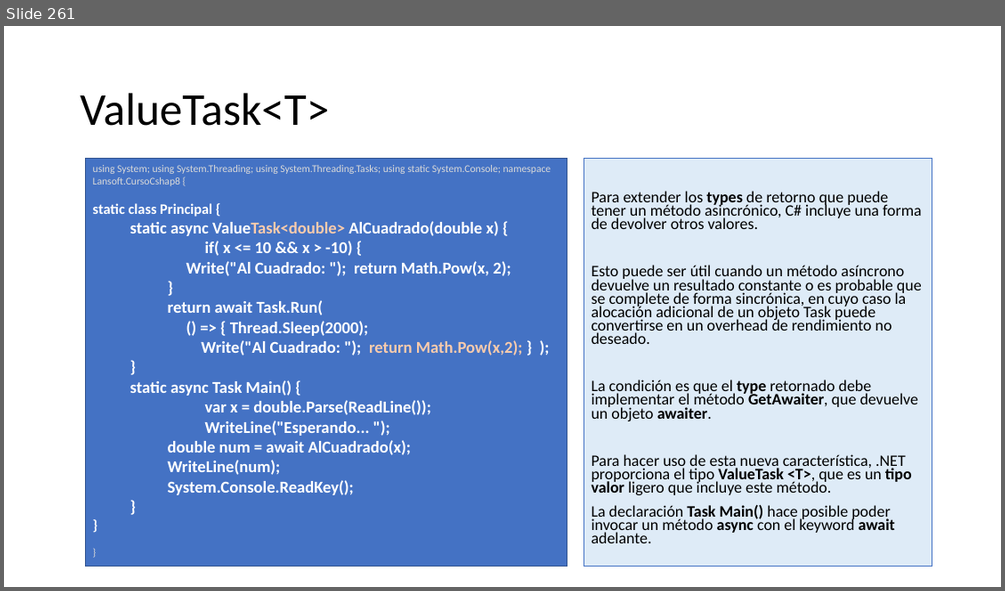
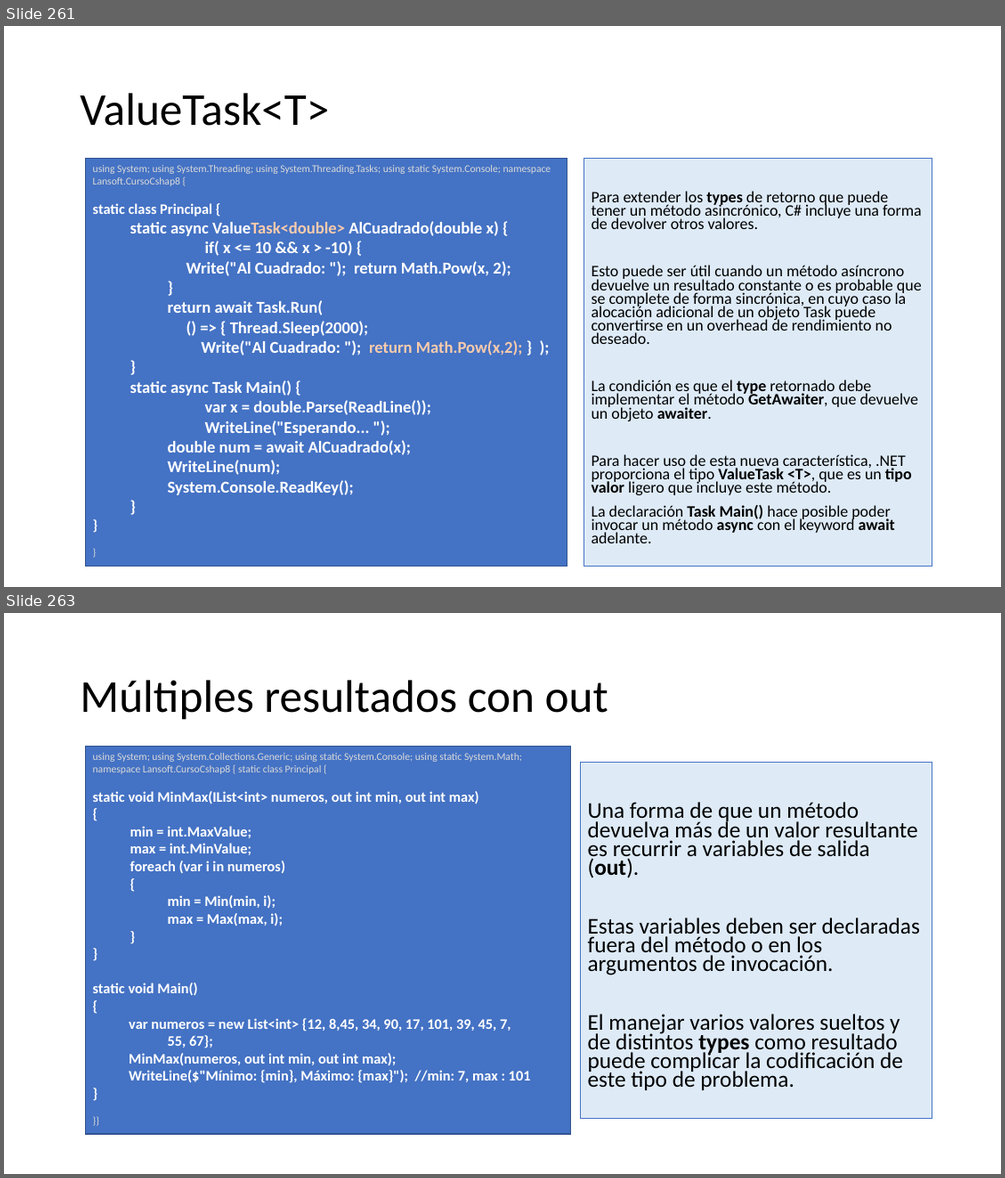
Before and after one commit to AlbertOsinaga/CursoCSharp__8, a slide deck: CSharpQuickReferencia.pptx. Shown one above the other, each under a label of ours: slide 261 before the commit, slides 261 and 263 after it; the slides between them are not shown. The pictures are 1005x591 and 1005x1178 pixels, drawn with LibreOffice and Linux fonts; fonts in the diff are those of the drawing. Boxes give left, top, right and bottom in pixels: in the first picture for what was removed or moved away, otherwise in the second. Text is boxed around its words. In the diff, an @@ line names an element or a change of style, - is before the commit and + after.

```diff
--- a/CSharpQuickReferencia.pptx
+++ b/CSharpQuickReferencia.pptx
@@ slide 263 added at (4, 613, 1001, 1174), background #FFFFFF @@
@@ title added at (80, 680, 608, 720), 44 pt, text #000000 @@
+Múltiples resultados con out
@@ rectangle added at (86, 747, 571, 1134), fill #4472C4, outline #325491 1 pt, 14 pt, text #FFFFFF, bold @@
+using System; using System.Collections.Generic; using static System.Console; using static System.Math; namespace Lansoft.CursoCshap8 { static class Principal {
+static void MinMax(IList<int> numeros, out int min, out int max)
+{
+  min = int.MaxValue;
+  max = int.MinValue;
+  foreach (var i in numeros)
+  {
+    min = Min(min, i);
+    max = Max(max, i);
+  }
+}
+static void Main()
+{
+var numeros = new List<int> {12, 8,45, 34, 90, 17, 101, 39, 45, 7, 55, 67};
+MinMax(numeros, out int min, out int max);
+WriteLine($"Mínimo: {min}, Máximo: {max}"); //min: 7, max : 101
+}
+}}
@@ text added at (580, 762, 932, 1118), fill #DEEBF7, outline #4472C4 0.75 pt, 21.7 pt, text #000000 @@
+Una forma de que un método devuelva más de un valor resultante es recurrir a variables de salida (out).
+Estas variables deben ser declaradas fuera del método o en los argumentos de invocación.
+El manejar varios valores sueltos y de distintos types como resultado puede complicar la codificación de este tipo de problema.
```
Also in this commit, not shown: 2 other slides added, 1 other file.
